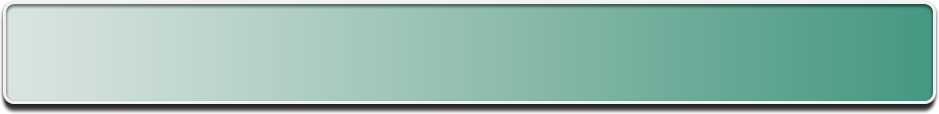
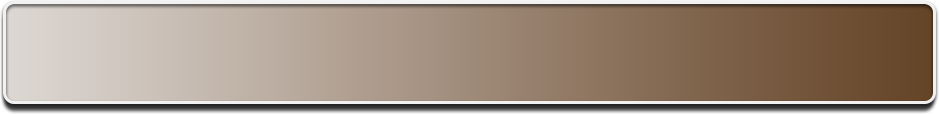
Layer changes from the first 939x114 image to the second:
pixels changed over (x1=6, y1=4, x2=933, y2=104) (layer not identified)
